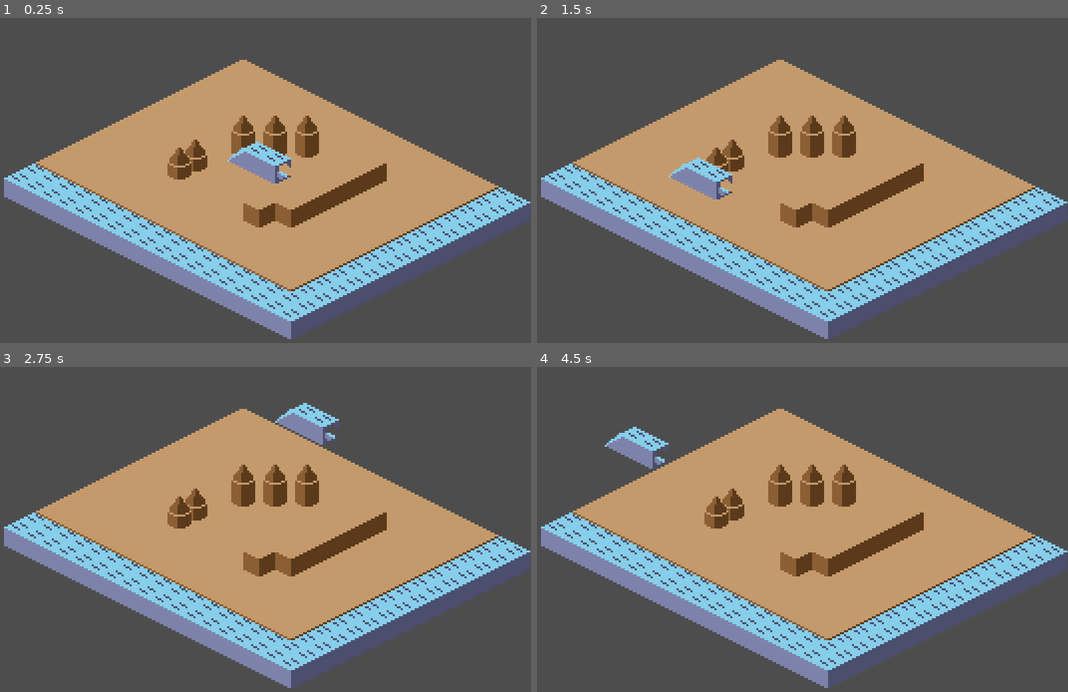
Above: before the commit, frames 1-4 (two rows, left to right).
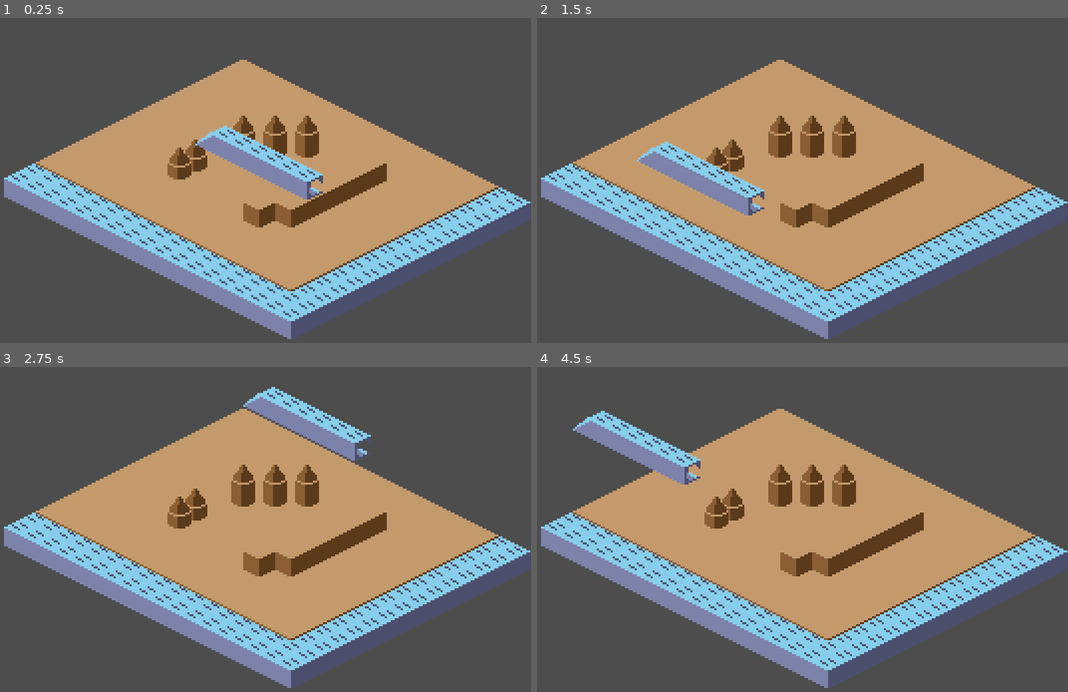
Above: after the commit, the same moments.

Repository: macmist/game-off-2025-waves
Game: Godot game, scene res://scene.tscn
The game is run twice, just before and just after one commit, with the same random seed, the same clock (stepped at 60 frames per second) and the same inputs.
Inputs (mouse positions are in pixels of both pictures, inside the frame that each line leads up to):
- Up to frame 1 (0.25 s): no input
- Up to frame 2 (1.5 s): tap Enter at 0.5 s; move the mouse to (919, 148) at 0.52 s; tap Space at 1.25 s; move the mouse to (696, 187) at 1.27 s
- Up to frame 3 (2.75 s): tap Enter at 2 s; move the mouse to (318, 428) at 2.02 s
- Up to frame 4 (4.5 s): tap Space at 2.75, 4.25 s; move the mouse to (775, 597) at 2.77 s; tap Enter at 3.5 s; move the mouse to (961, 575) at 3.52 s; move the mouse to (643, 458) at 4.27 s

The runs differ from the first frame. In frame 1, 1.4% of the frame differs, in the area x 36-61%, y 33-56%; in frame 2, 1.4%; in frame 3, 1.4%; in frame 4, 1.4%.

Commit message:
chore: procedural waving

Diff:
--- /dev/null
+++ b/Wave.tscn
@@ -0,0 +1,16 @@
+[gd_scene load_steps=5 format=3 uid="uid://tcrhjqei4amp"]
+
+[ext_resource type="Script" path="res://wave.gd" id="1_ukes2"]
+[ext_resource type="PackedScene" uid="uid://bxt71xxq58knm" path="res://components/wave_start.tscn" id="2_meefw"]
+[ext_resource type="PackedScene" uid="uid://6umr3i1j8v47" path="res://components/wave_middle.tscn" id="3_pkl6x"]
+[ext_resource type="PackedScene" uid="uid://8b18hw05m6a2" path="res://components/wave_end.tscn" id="4_m3vh7"]
+
+[node name="Wave" type="Node2D"]
+z_index = 1
+position = Vector2(267, 224)
+script = ExtResource("1_ukes2")
+wave_start = ExtResource("2_meefw")
+wave_middle = ExtResource("3_pkl6x")
+wave_end = ExtResource("4_m3vh7")
+
+[node name="Tiles" type="Node2D" parent="."]
--- /dev/null
+++ b/components/wave_end.tscn
@@ -0,0 +1,12 @@
+[gd_scene load_steps=2 format=3 uid="uid://8b18hw05m6a2"]
+
+[ext_resource type="Texture2D" uid="uid://suk08b7n40vh" path="res://isometrictiles.png" id="1_d4ecb"]
+
+[node name="WaveStart" type="Node2D"]
+
+[node name="Sprite2D" type="Sprite2D" parent="."]
+texture_filter = 1
+texture = ExtResource("1_d4ecb")
+hframes = 4
+vframes = 3
+frame = 8
--- /dev/null
+++ b/components/wave_middle.tscn
@@ -0,0 +1,12 @@
+[gd_scene load_steps=2 format=3 uid="uid://6umr3i1j8v47"]
+
+[ext_resource type="Texture2D" uid="uid://suk08b7n40vh" path="res://isometrictiles.png" id="1_jbyan"]
+
+[node name="WaveStart" type="Node2D"]
+
+[node name="Sprite2D" type="Sprite2D" parent="."]
+texture_filter = 1
+texture = ExtResource("1_jbyan")
+hframes = 4
+vframes = 3
+frame = 4
--- /dev/null
+++ b/components/wave_start.tscn
@@ -0,0 +1,12 @@
+[gd_scene load_steps=2 format=3 uid="uid://bxt71xxq58knm"]
+
+[ext_resource type="Texture2D" uid="uid://suk08b7n40vh" path="res://isometrictiles.png" id="1_a1jk3"]
+
+[node name="WaveStart" type="Node2D"]
+
+[node name="Sprite2D" type="Sprite2D" parent="."]
+texture_filter = 1
+texture = ExtResource("1_a1jk3")
+hframes = 4
+vframes = 3
+frame = 7
--- a/scene.tscn
+++ b/scene.tscn
@@ -1,8 +1,9 @@
-[gd_scene load_steps=5 format=4 uid="uid://dlsuu5052jpmk"]
+[gd_scene load_steps=6 format=4 uid="uid://dlsuu5052jpmk"]
 
 [ext_resource type="Texture2D" uid="uid://suk08b7n40vh" path="res://isometrictiles.png" id="1_r5ucq"]
 [ext_resource type="TileSet" uid="uid://c0mifsjfe3xm0" path="res://tileset.tres" id="1_yo7j3"]
-[ext_resource type="Script" path="res://wave.gd" id="2_vsuty"]
+[ext_resource type="Script" path="res://wave_movement.gd" id="2_vsuty"]
+[ext_resource type="PackedScene" uid="uid://tcrhjqei4amp" path="res://Wave.tscn" id="4_ho2q2"]
 
 [sub_resource type="CircleShape2D" id="CircleShape2D_i8vqw"]
 radius = 8.0
@@ -34,6 +35,7 @@
 tile_set = ExtResource("1_yo7j3")
 
 [node name="Wave" type="CharacterBody2D" parent="."]
+visible = false
 z_index = 1
 position = Vector2(379, 506)
 script = ExtResource("2_vsuty")
@@ -67,3 +69,7 @@
 [node name="Camera2D" type="Camera2D" parent="."]
 position = Vector2(483, 463)
 zoom = Vector2(3, 3)
+
+[node name="Wave2" parent="." instance=ExtResource("4_ho2q2")]
+position = Vector2(410, 417)
+wave_size = 5
--- a/wave.gd
+++ b/wave.gd
@@ -1,7 +1,45 @@
-extends CharacterBody2D
+extends Node2D
+enum DIRECTION {NORTH_WEST, NORTH_EAST}
 
+@export var wave_size: int = 1
+@export var wave_start: PackedScene
+@export var wave_middle: PackedScene
+@export var wave_end: PackedScene
 @export var tile_size: Vector2 = Vector2(16, 8)
+@export var direction: DIRECTION = DIRECTION.NORTH_EAST
 @export var offset: Vector2 = Vector2(0, -5)
+
+
+func _ready() -> void:
+	build_wave()
+
+func build_wave():
+	for child in $Tiles.get_children():
+		child.queue_free()
+
+	var total_tiles = wave_size + 2
+	# instantiate enough middle tile
+	# based on wave size
+	var total_size = total_tiles * tile_size
+
+	# TODO: handle correct offset when direction is north west
+	var offset_x = -total_size.x / 4 + tile_size.x / 4
+	var offset_y = -total_size.y / 4 + tile_size.y / 4
+
+	var start_tile = wave_start.instantiate() if direction == DIRECTION.NORTH_WEST else wave_end.instantiate()
+	start_tile.position = Vector2(offset_x, offset_y)
+	$Tiles.add_child(start_tile)
+
+
+	for i in range(wave_size):
+		var mid_tile = wave_middle.instantiate()
+		mid_tile.position = Vector2(offset_x + (i + 1) * tile_size.x / 2, offset_y + (i + 1) * tile_size.y / 2)
+		$Tiles.add_child(mid_tile)
+
+	var end_tile = wave_end.instantiate() if direction == DIRECTION.NORTH_WEST else wave_start.instantiate()
+	end_tile.position =  Vector2(offset_x + (wave_size + 1) * tile_size.x / 2, offset_y + (wave_size + 1) * tile_size.y / 2)
+	$Tiles.add_child(end_tile)
+
 
 func _physics_process(delta: float) -> void:
 	global_position = snap_to_grid(get_global_mouse_position()) + offset
--- /dev/null
+++ b/wave_movement.gd
@@ -0,0 +1,15 @@
+extends CharacterBody2D
+
+@export var tile_size: Vector2 = Vector2(16, 8)
+@export var offset: Vector2 = Vector2(0, -5)
+
+func _physics_process(delta: float) -> void:
+	global_position = snap_to_grid(get_global_mouse_position()) + offset
+
+func snap_to_grid(pos: Vector2) -> Vector2:
+	var half_tile = tile_size * 0.5
+
+	var x: float = round((pos.x / half_tile.x + pos.y / half_tile.y) * .5)
+	var y: float = round((pos.y / half_tile.y - pos.x / half_tile.x) * .5)
+
+	return Vector2(x - y, x + y) * half_tile
